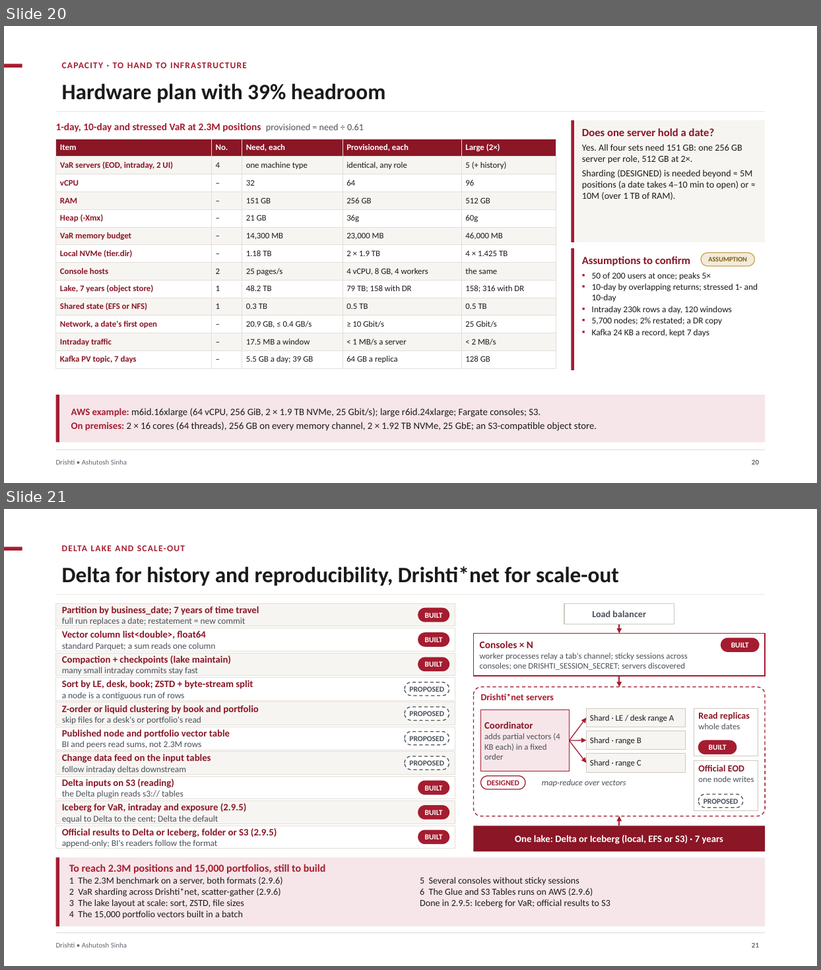
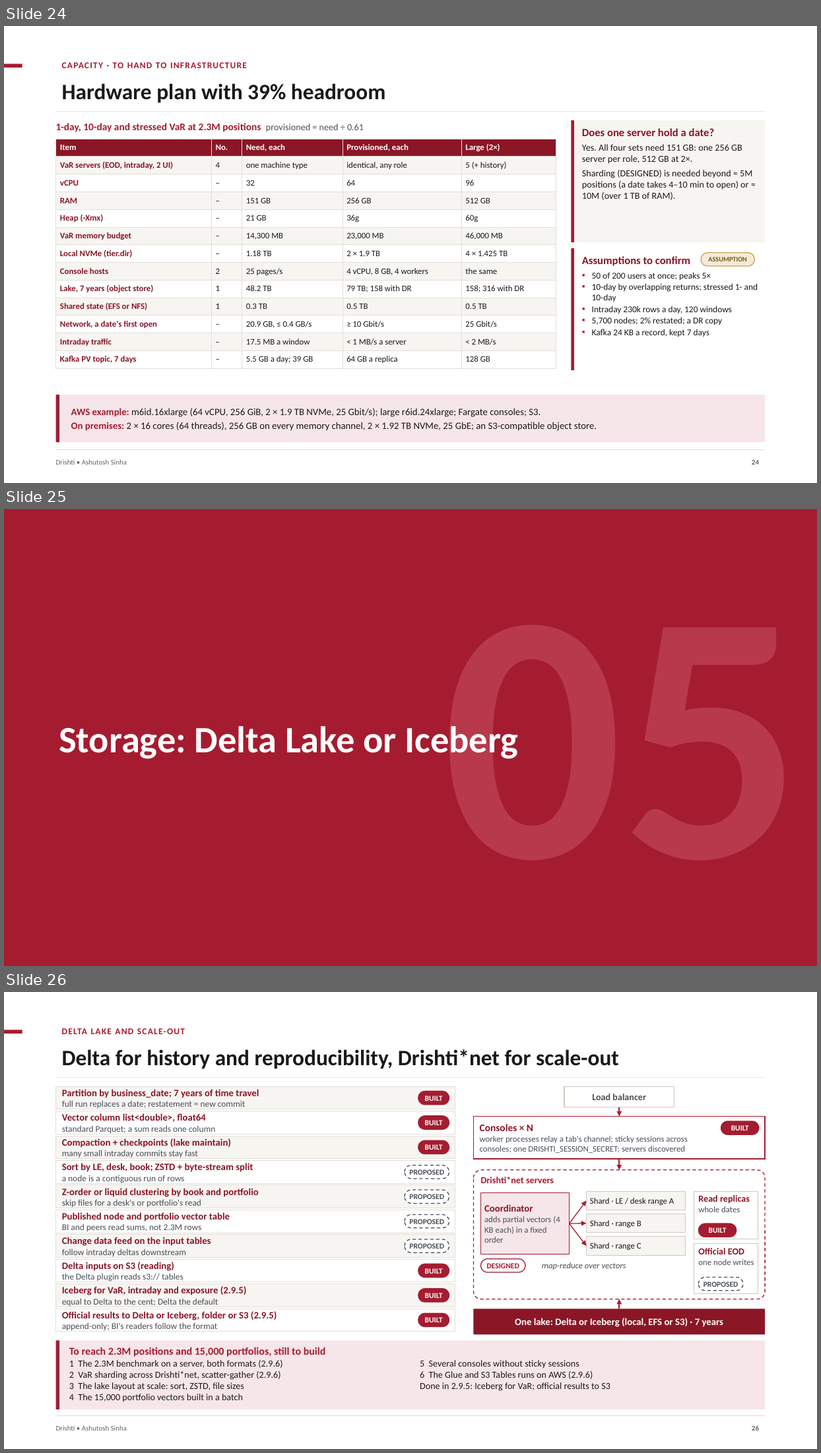
Before and after one commit to ajsinha/drishti, a slide deck: docs/publications/Drishti-VaR-Engine.pptx. Shown one above the other, each under a label of ours: slides 20 and 21 before the commit, slides 24, 25 and 26 after it. The pictures are 821x970 and 821x1453 pixels, drawn with LibreOffice and Linux fonts; fonts in the diff are those of the drawing. Boxes give left, top, right and bottom in pixels: in the first picture for what was removed or moved away, otherwise in the second. Text is boxed around its words. In the diff, an @@ line names an element or a change of style, - is before the commit and + after.

Commit message:
VaR deck in nine chapters (why, how VaR works, data in, scale and capacity, storage, deployment and AWS, operations, model risk and controls, roadmap and rollout), each opened by a solid chapter slide with its name and a large watermark number; 43 slides

```diff
--- a/docs/publications/Drishti-VaR-Engine.pptx
+++ b/docs/publications/Drishti-VaR-Engine.pptx
@@ slide 25 added at [4, 509, 817, 966], background #FFFFFF @@
@@ rectangle added at [4, 509, 817, 966], fill #A51C30 @@
@@ text added at [59, 726, 519, 759], 44 pt, text #FFFFFF, bold @@
+Storage: Delta Lake or Iceberg
@@ text added at [442, 726, 802, 759], 420 pt, text #B8394C, bold @@
+05
@@ what was slide 20 is now slide 24 @@
@@ what was slide 21 is now slide 26 @@
@@ page number at [752, 1426, 759, 1431]: text changed @@
-21
+26
```
Also in this commit, not shown: 8 other slides added, 1 other file.
